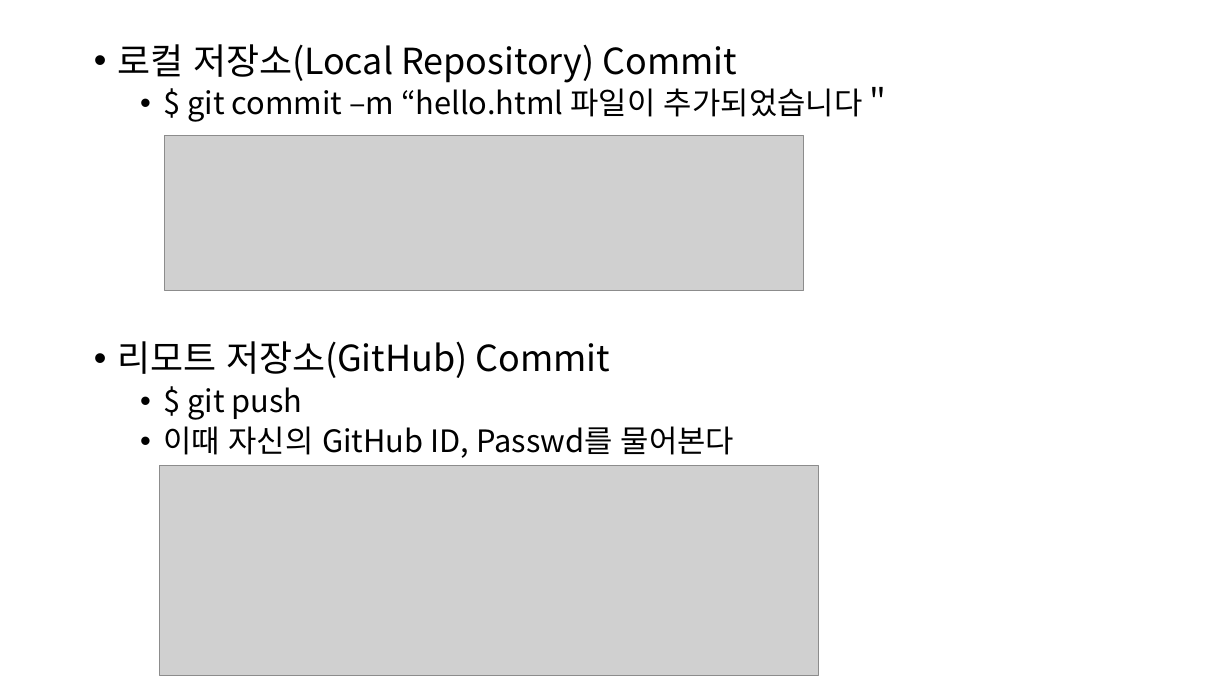
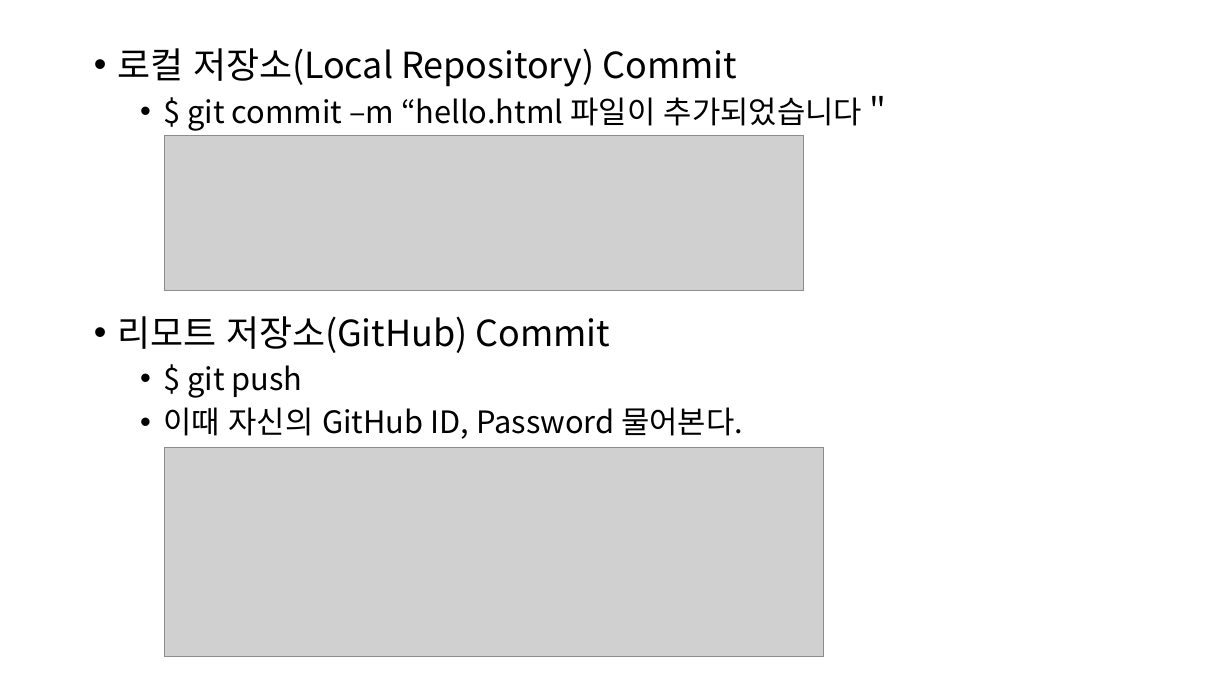
Before and after one commit to Open-Source-Programming/OpenSource-Lec, a slide deck: slide 14 of 09-Github1.pptx (slide 10 before the commit). Drawn at 1232x693 pixels with LibreOffice and Linux fonts; fonts in the diff are those of the drawing; grey boxes stand for pictures; background and template pictures are left out. Boxes give left, top, right and bottom in pixels: in the first picture for what was removed or moved away, otherwise in the second. Text is boxed around its words. In the diff, an @@ line names an element or a change of style, - is before the commit and + after.

Commit message:
git1과 git2를 합쳐 한 파일로 만듬

```diff
--- a/09-Github1.pptx
+++ b/09-Github1.pptx
@@ text at (117, 48, 893, 398): line spacing 0.9 to 1 @@
@@ text at (163, 407, 743, 439): text changed @@
-  • 이때 자신의 GitHub ID, Passwd를 물어본다
+  • 이때 자신의 GitHub ID, Password 물어본다.
@@ picture: place and size @@
-picture at (160, 466, 819, 676)
+picture at (165, 447, 823, 657)
```
Also in this commit, not shown: 10 other slides changed, 16 slides added, 1 slide removed, 1 other file.
